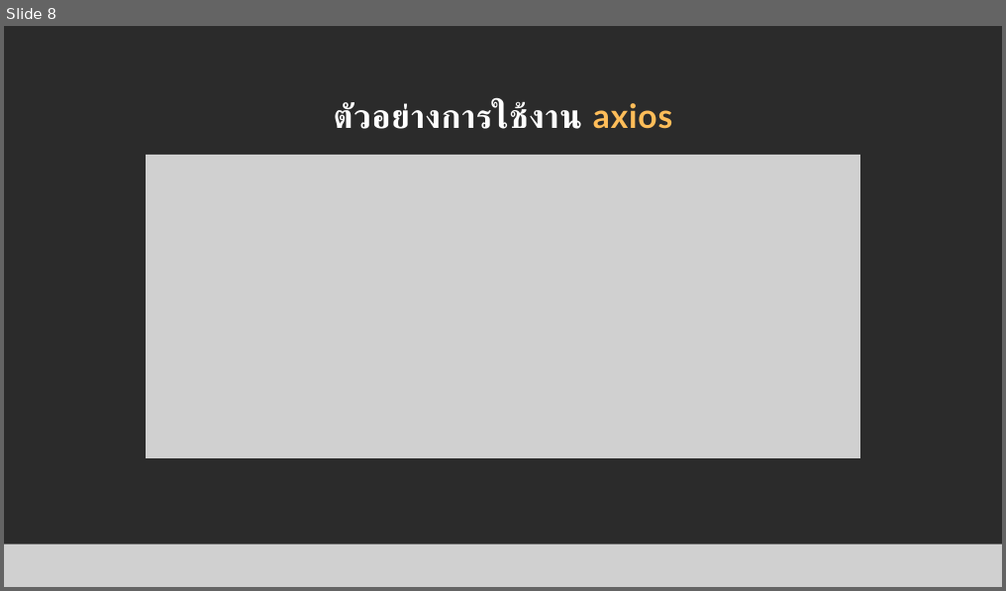
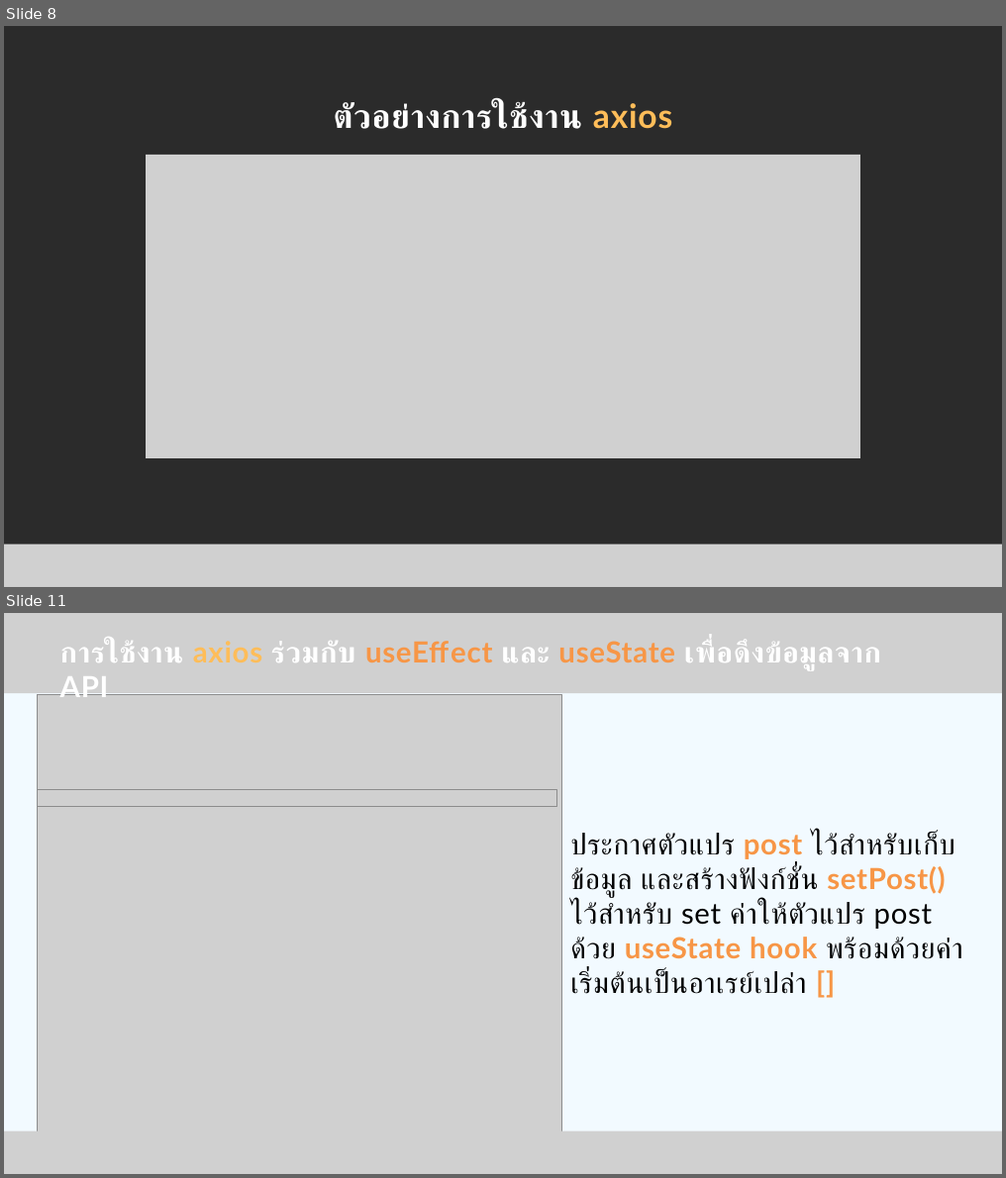
Before and after one commit to soncomqiq/slide-day-6, a slide deck: การเชื่อมต่อ Frontend กับ Backend.pptx. Shown one above the other, each under a label of ours: slide 8 before the commit, slides 8 and 11 after it; the slides between them are not shown. The pictures are 1006x591 and 1006x1178 pixels, drawn with LibreOffice and Linux fonts; fonts in the diff are those of the drawing; grey boxes stand for pictures; background and template pictures are left out; a plain dark background stands for a picture behind light text. Boxes give left, top, right and bottom in pixels: in the first picture for what was removed or moved away, otherwise in the second. Text is boxed around its words. In the diff, an @@ line names an element or a change of style, - is before the commit and + after.

```diff
--- a/การเชื่อมต่อ Frontend กับ Backend.pptx
+++ b/การเชื่อมต่อ Frontend กับ Backend.pptx
@@ slide 11 added at bbox=[4, 613, 1002, 1174], background #F2FAFF @@
@@ picture added at bbox=[4, 613, 1002, 693] @@
@@ text added at bbox=[60, 640, 881, 670], 42 pt, text #FFFFFF, bold @@
+การใช้งาน axios ร่วมกับ useEffect และ useState เพื่อดึงข้อมูลจาก API
@@ picture added at bbox=[38, 694, 561, 1135] @@
@@ picture added at bbox=[38, 789, 557, 806] @@
@@ text added at bbox=[570, 832, 963, 994], 42 pt, text #000000 @@
+ประกาศตัวแปร post ไว้สำหรับเก็บข้อมูล และสร้างฟังก์ชั่น setPost() ไว้สำหรับ set ค่าให้ตัวแปร post ด้วย useState hook พร้อมด้วยค่าเริ่มต้นเป็นอาเรย์เปล่า []
@@ picture added at bbox=[4, 1132, 1002, 1174] @@
```
Also in this commit, not shown: 1 slide changed, 4 other slides added, 3 other files.
